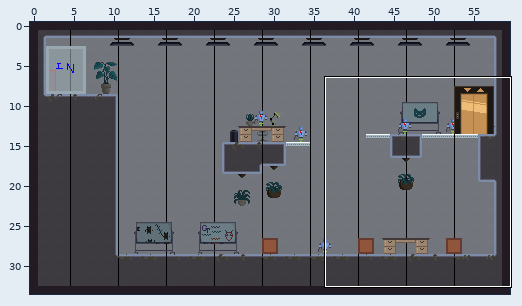
Level history. Tiled map: Assets/Tiles/Alex/Alex Romo 1.tmx. The picture above shows the old version from afar; the outline marks the close-up.
Close-up. Earlier state:
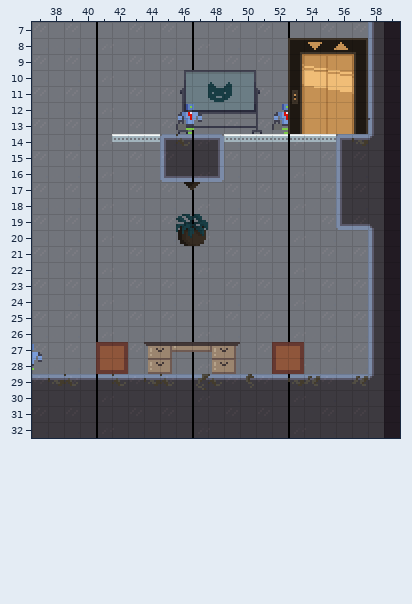
Cells are 8x8 px. Shown: x 37..59, y 7..32.
Once edited:
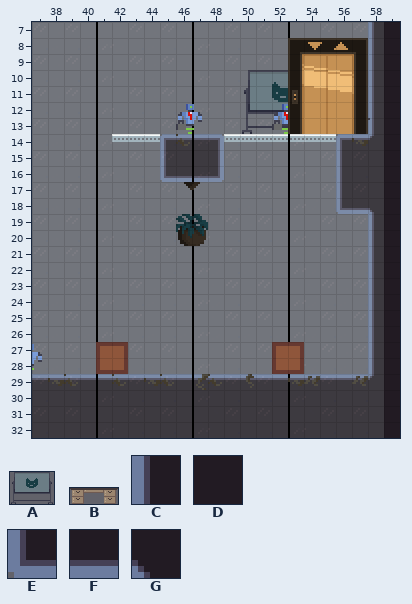
Key: from "Decoration": A 6 "Whiteboard"; from "Mechanics": B 14 "Desk2"; from "Rocks": C 6, D 7, E 12, F 13, G 28.
_ is an empty cell.
Objects are placed by their top-left corner, in cells (3,4 is the top-left corner of cell 3,4); size is 1x1 cell unless given.
Diff:
Layer "Ground":
y 18: x 56..58 CDD -> EFG
y 19: x 56..58 EFG -> __C
Layer "Decoration":
changed: A "Whiteboard" at 46,10 size 5.5x4 -> A "Whiteboard" at 50,10 size 5.5x4
Layer "Mechanics":
removed: B "Desk2" at 44,27 size 6x2
Boxes around the changes in both close-ups, in picture pixels (x1, y1, x2, y2):
changed: (178, 70, 288, 134)
changed: (336, 208, 374, 230)
removed: (144, 342, 240, 374)
